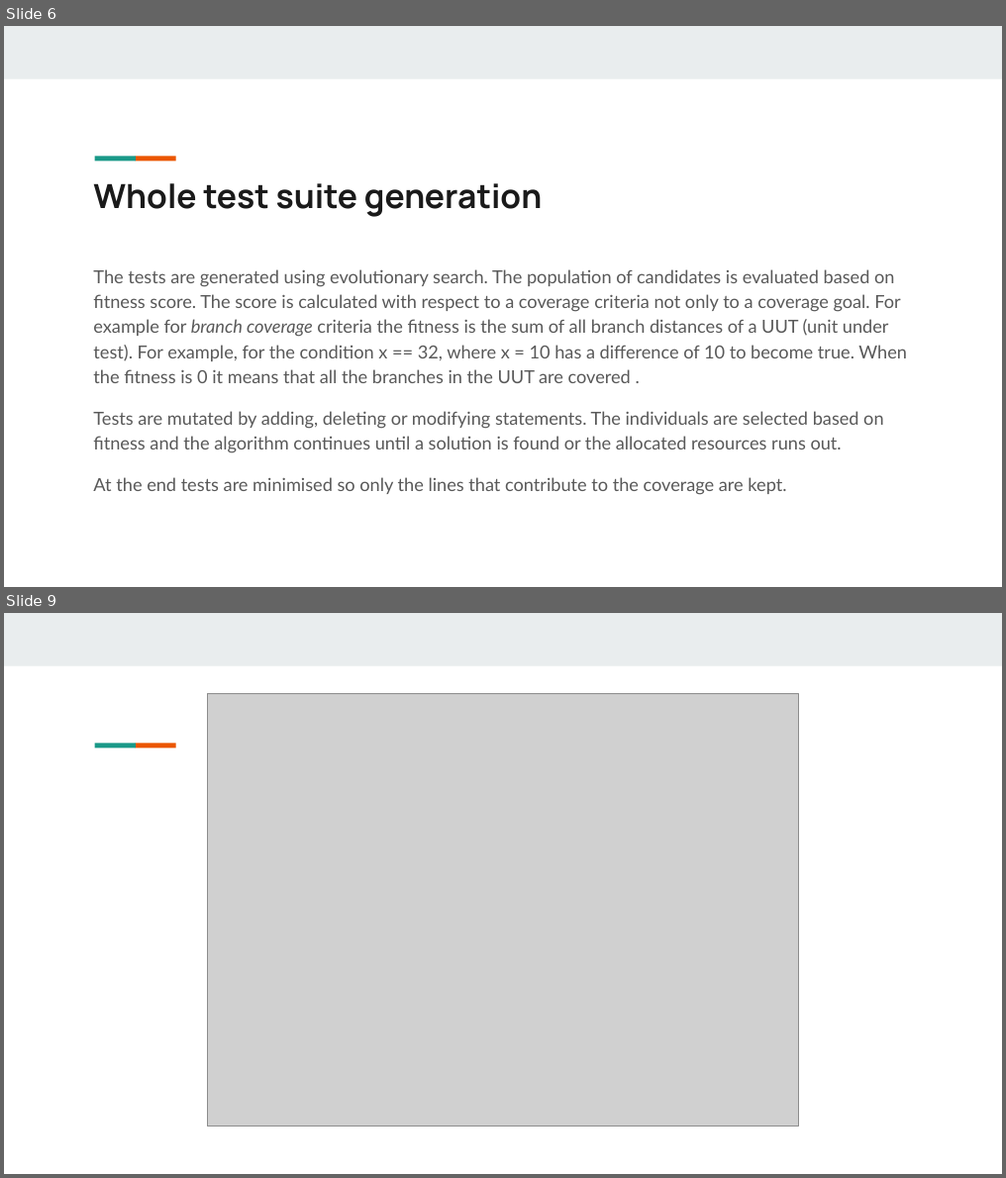
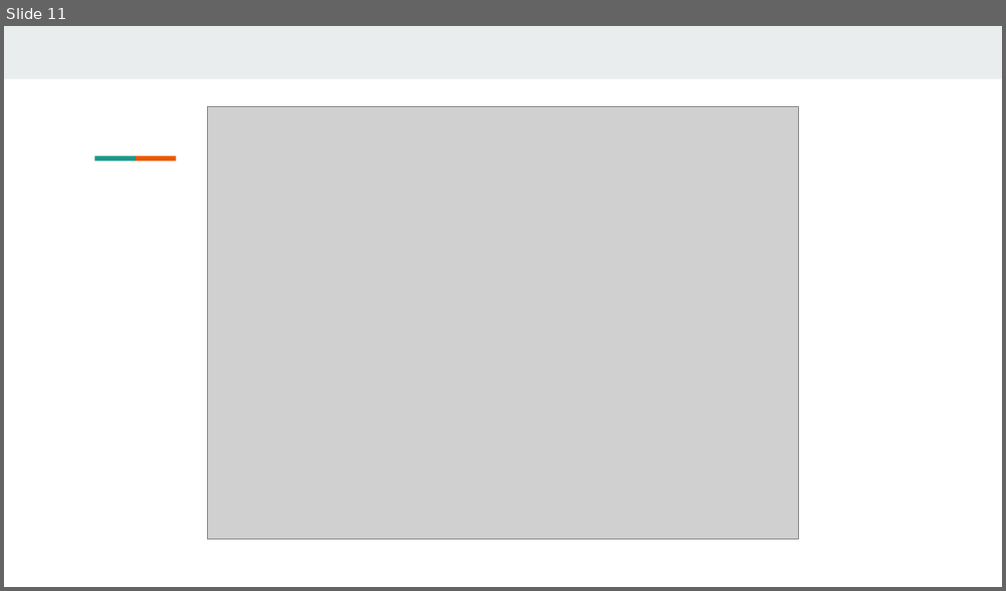
Before and after one commit to Alecsandu/EvoSuite_Demo, a slide deck: prezentare/EvoSuite.odp. Shown one above the other, each under a label of ours: slides 6 and 9 before the commit, slide 11 after it; the slides between them are not shown. The pictures are 1006x1178 and 1006x591 pixels, drawn with LibreOffice and Linux fonts; fonts in the diff are those of the drawing; grey boxes stand for pictures. Boxes give left, top, right and bottom in pixels: in the first picture for what was removed or moved away, otherwise in the second. Text is boxed around its words. In the diff, an @@ line names an element or a change of style, - is before the commit and + after.

```diff
--- a/prezentare/EvoSuite.odp
+++ b/prezentare/EvoSuite.odp
@@ slide 6 removed at (4, 26, 1002, 587), background #FFFFFF; not listed: 3 template elements that a slide beside it also shows @@
@@ title removed at (93, 183, 542, 217) @@
-Whole test suite generation
@@ text removed at (93, 270, 907, 495) @@
-The tests are generated using evolutionary search. The population of candidates is evaluated based on fitness score. The score is calculated with respect to a coverage criteria not only to a coverage goal. For example for branch coverage criteria the fitness is the sum of all branch distances of a UUT (unit under test). For example, for the condition x == 32, where x = 10 has a difference of 10 to become true. When the fitness is 0 it means that all the branches in the UUT are covered .
-Tests are mutated by adding, deleting or modifying statements. The individuals are selected based on fitness and the algorithm continues until a solution is found or the allocated resources runs out.
-At the end tests are minimised so only the lines that contribute to the coverage are kept.
@@ what was slide 9 is now slide 11 @@
```
Also in this commit, not shown: 3 slides changed, 9 slides added, 5 other slides removed.
